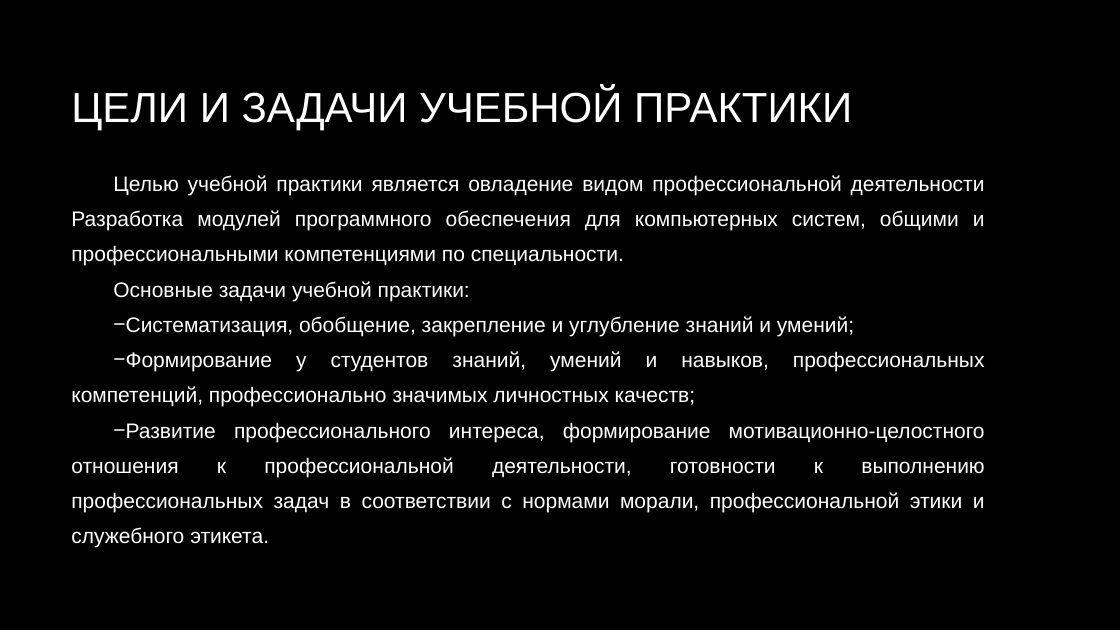
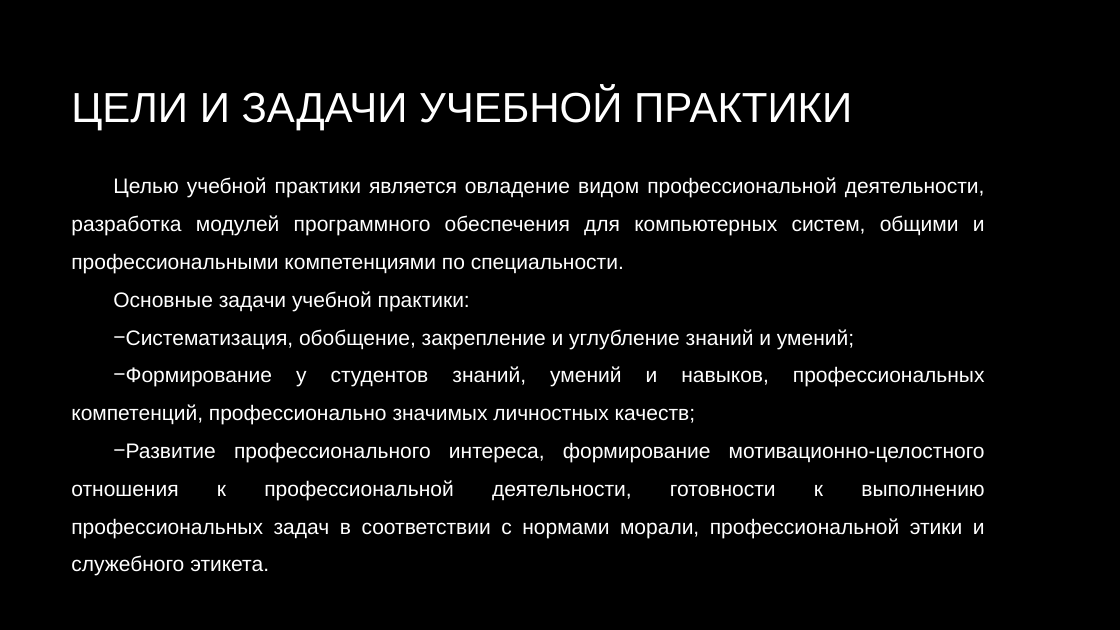
Before and after one commit to APET138/ISPP-5, a slide deck: slide 2 of Охрана квартир.pptx. Drawn at 1120x630 pixels with LibreOffice and Linux fonts; fonts in the diff are those of the drawing; background and template pictures are left out. Boxes give left, top, right and bottom in pixels: in the first picture for what was removed or moved away, otherwise in the second. Text is boxed around its words. In the diff, an @@ line names an element or a change of style, - is before the commit and + after.

```diff
--- a/Охрана квартир.pptx
+++ b/Охрана квартир.pptx
@@ text at box(71, 177, 985, 274): text changed @@
-Целью учебной практики является овладение видом профессиональной деятельности Разработка модулей программного обеспечения для компьютерных систем, общими и профессиональными компетенциями по специальности.
+Целью учебной практики является овладение видом профессиональной деятельности, разработка модулей программного обеспечения для компьютерных систем, общими и профессиональными компетенциями по специальности.
@@ text at box(71, 291, 985, 576): line spacing 1.4 to 1.5 @@
```
Also in this commit, not shown: 6 other slides changed, 8 slides added, 2 slides removed, 2 other files.
